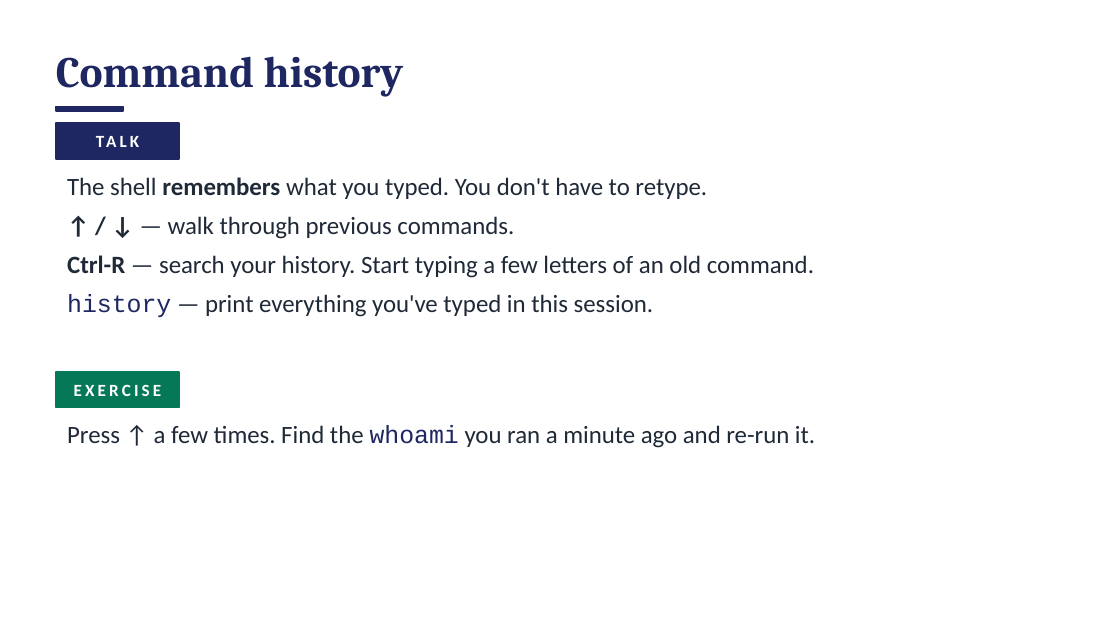
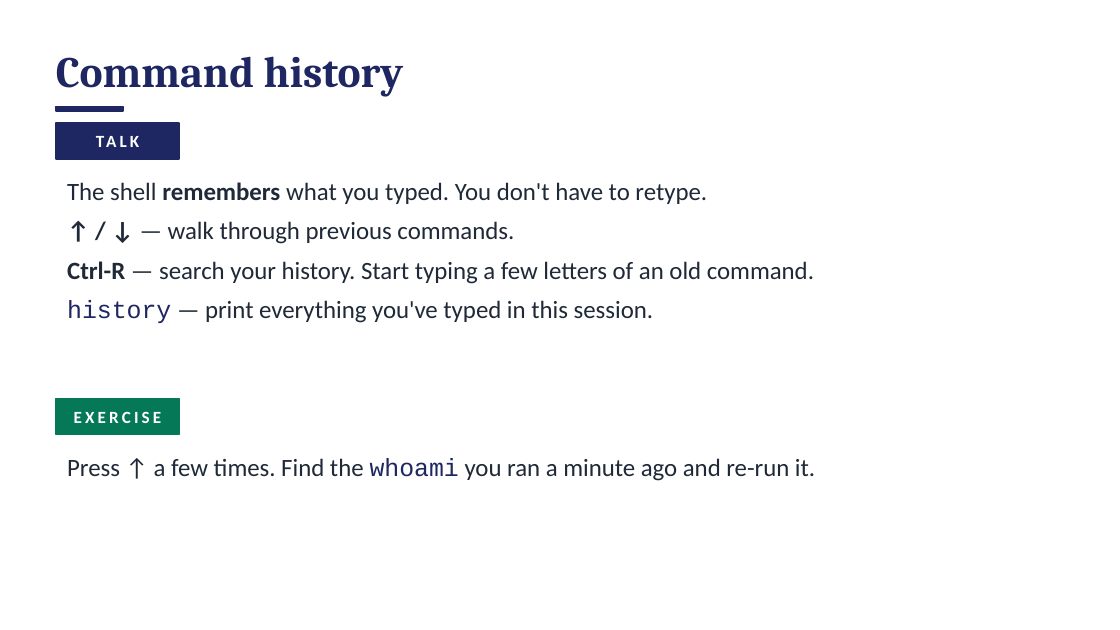
Before and after one commit to access-ci-org/Operations-STEP-2026, a slide deck: slide 30 of Linux_Terminal/DRAFT_workshop-linux-session1.pptx. Drawn at 1120x630 pixels with LibreOffice and Linux fonts; fonts in the diff are those of the drawing. Boxes give left, top, right and bottom in pixels: in the first picture for what was removed or moved away, otherwise in the second. Text is boxed around its words. In the diff, an @@ line names an element or a change of style, - is before the commit and + after.

```diff
--- a/Linux_Terminal/DRAFT_workshop-linux-session1.pptx
+++ b/Linux_Terminal/DRAFT_workshop-linux-session1.pptx
@@ text "The shell remembers what you ...": place and size @@
-text "The shell remembers what you ..." at (67,177,814,317)
+text "The shell remembers what you ..." at (67,182,814,323)
@@ text "EXERCISE": place and size @@
-text "EXERCISE" at (74,384,162,396)
+text "EXERCISE" at (74,411,162,423)
@@ rectangle: place and size @@
-rectangle at (56,372,179,408)
+rectangle at (56,399,179,435)
@@ text "Press ↑ a few times. ...": place and size @@
-text "Press ↑ a few times. ..." at (67,425,815,448)
+text "Press ↑ a few times. ..." at (67,458,815,481)
```
Also in this commit, not shown: 92 other slides changed, 1 slide added, 3 slides removed, 1 other file.
